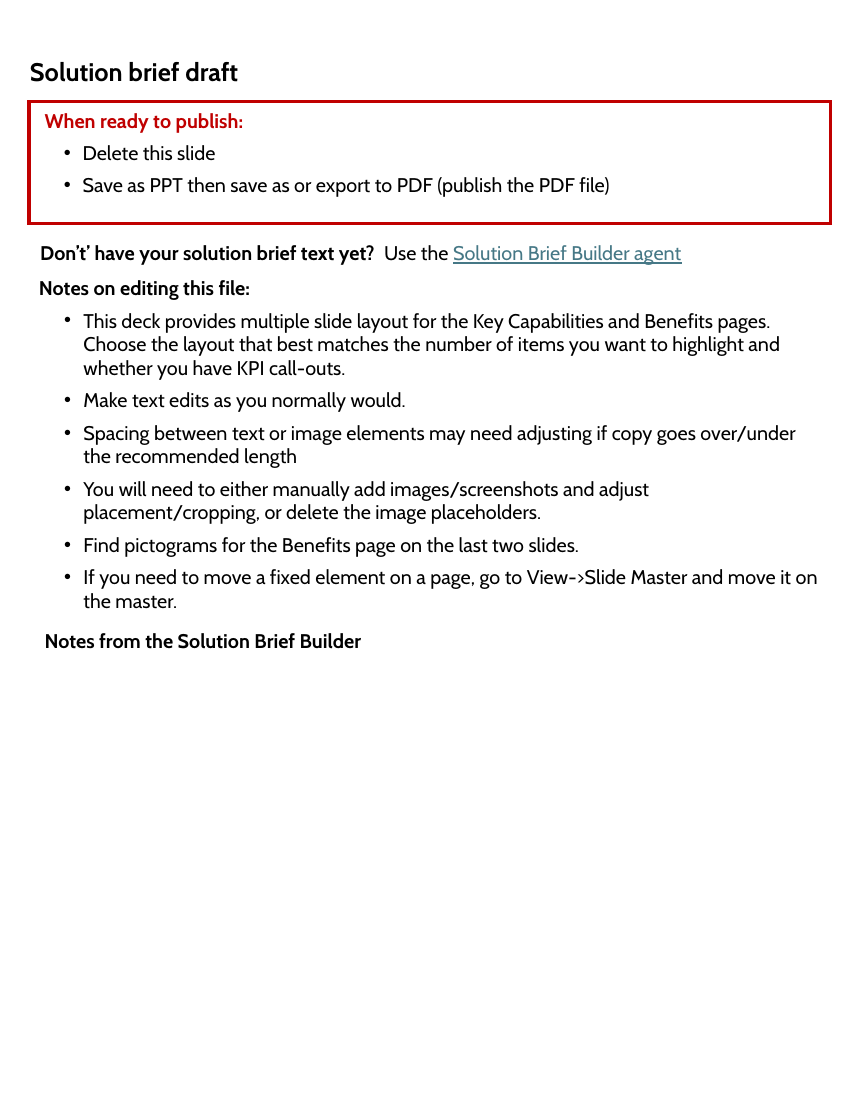
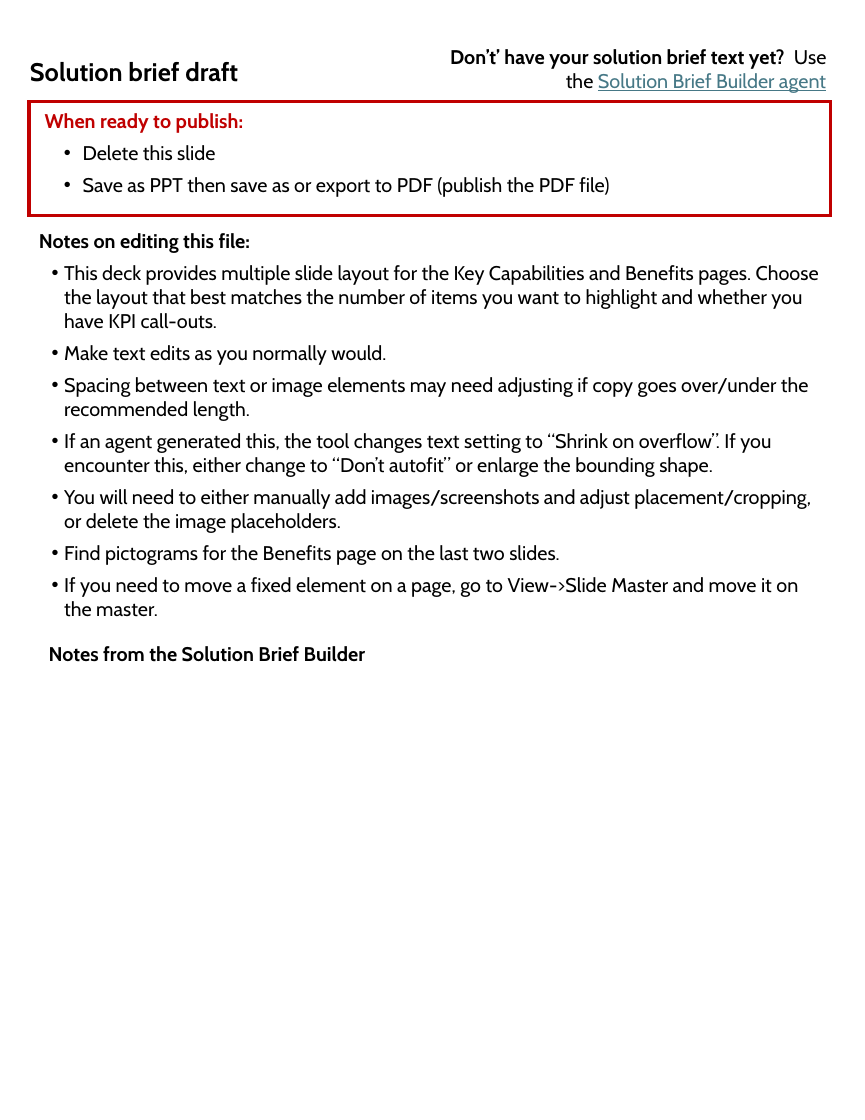
Before and after one commit to melfitzp/Agent-Files, a slide deck: slide 1 of Templates/Asset Solution Brief Template.pptx. Drawn at 865x1120 pixels with LibreOffice and Linux fonts; fonts in the diff are those of the drawing. Boxes give left, top, right and bottom in pixels: in the first picture for what was removed or moved away, otherwise in the second. Text is boxed around its words. In the diff, an @@ line names an element or a change of style, - is before the commit and + after.

```diff
--- a/Templates/Asset Solution Brief Template.pptx
+++ b/Templates/Asset Solution Brief Template.pptx
@@ text "Don’t’ have your solution brief ..." moved from (x1=40, y1=245, x2=681, y2=265) to (x1=450, y1=49, x2=826, y2=93) @@
@@ text "Don’t’ have your solution brief ..." at (x1=450, y1=49, x2=826, y2=93): alignment left to right @@
@@ rectangle resized from (x1=28, y1=102, x2=830, y2=224) to (x1=28, y1=102, x2=830, y2=216) @@
@@ text at (x1=64, y1=265, x2=819, y2=617): indent changed @@
@@ text at (x1=64, y1=377, x2=809, y2=477): text changed @@
-• Spacing between text or image elements may need adjusting if copy goes over/under the recommended length
+• Spacing between text or image elements may need adjusting if copy goes over/under the recommended length.
+• If an agent generated this, the tool changes text setting to “Shrink on overflow”. If you encounter this, either change to “Don’t autofit” or enlarge the bounding shape.
@@ text "Notes from the Solution Brief ..." moved from (x1=45, y1=633, x2=361, y2=649) to (x1=49, y1=646, x2=365, y2=662) @@
```
